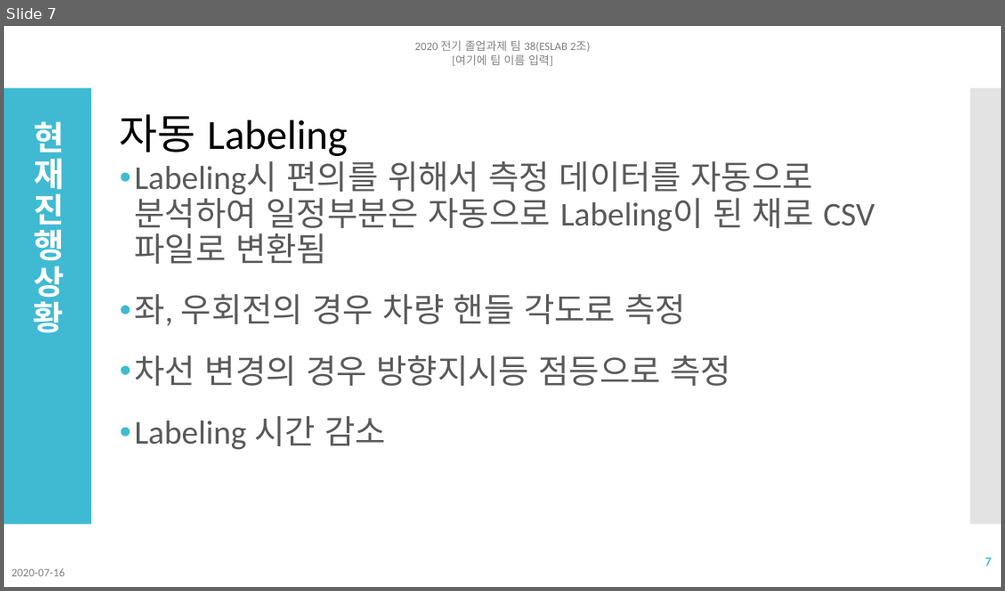
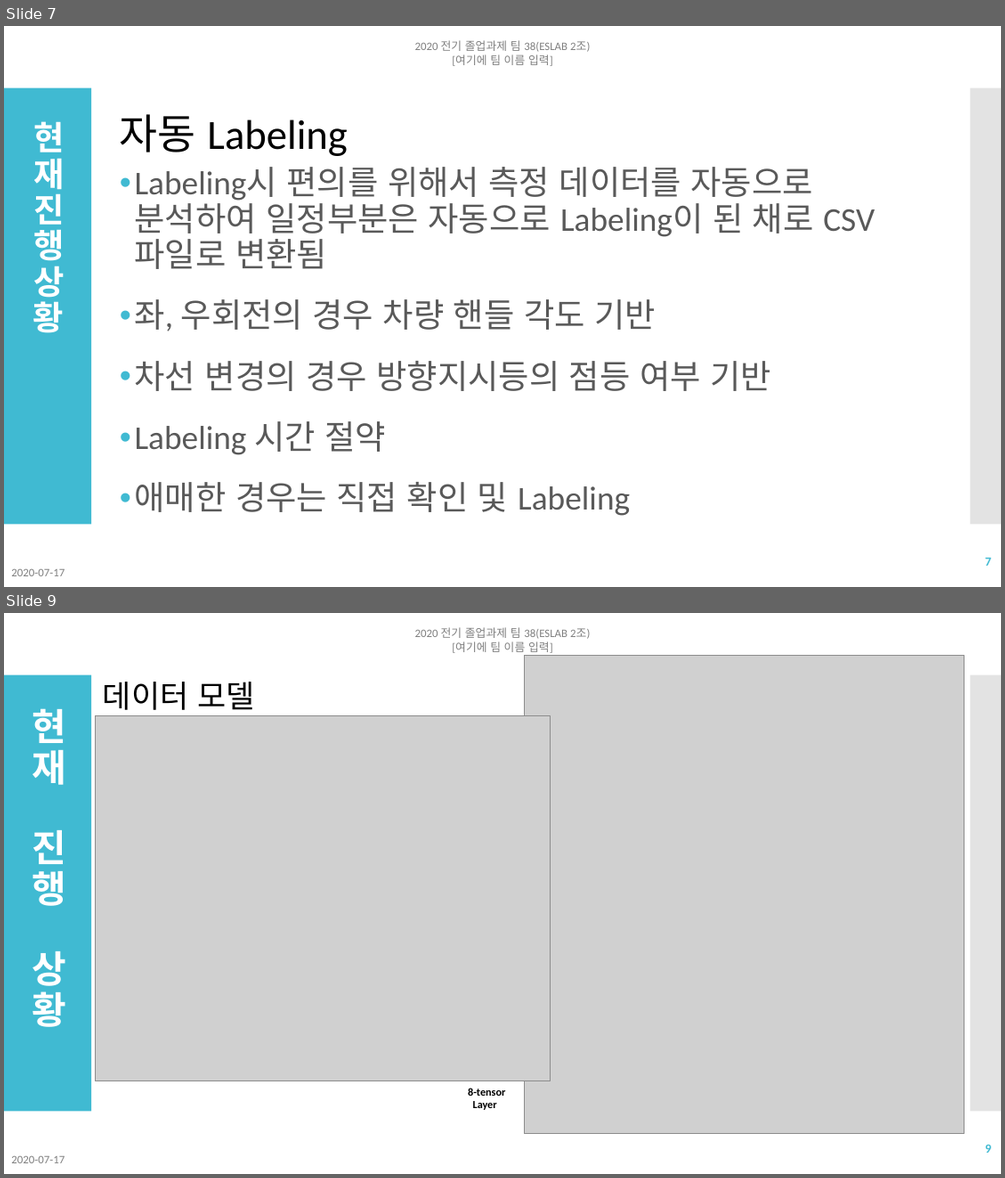
Before and after one commit to NgaAdrain/TEAM_Enter_Text_Here, a slide deck: Reports/졸업과제 네번째 발표 2조.pptx. Shown one above the other, each under a label of ours: slide 7 before the commit, slides 7 and 9 after it; the slides between them are not shown. The pictures are 1005x591 and 1005x1178 pixels, drawn with LibreOffice and Linux fonts; fonts in the diff are those of the drawing; grey boxes stand for pictures. Boxes give left, top, right and bottom in pixels: in the first picture for what was removed or moved away, otherwise in the second. Text is boxed around its words. In the diff, an @@ line names an element or a change of style, - is before the commit and + after.

```diff
--- a/Reports/졸업과제 네번째 발표 2조.pptx
+++ b/Reports/졸업과제 네번째 발표 2조.pptx
@@ slide 9 added at box(4, 613, 1001, 1174), background #FFFFFF; not listed: 2 template elements that a slide beside it also shows @@
@@ text added at box(415, 627, 590, 653), 11 pt, text #808080 @@
+2020 전기 졸업과제 팀 38(ESLAB 2조)
+[여기에 팀 이름 입력]
@@ picture added at box(525, 655, 964, 1134) @@
@@ text added at box(103, 682, 254, 716), 30 pt, text #000000 @@
+데이터 모델
@@ title added at box(32, 708, 67, 1027), 36 pt, text #FFFFFF, bold @@
+현재 진행 상황
@@ picture added at box(96, 715, 550, 1081) @@
@@ text added at box(468, 1087, 505, 1110), 10.5 pt, text #000000, bold @@
+8-tensor
+Layer
@@ page number added at box(985, 1144, 991, 1152), 12 pt, text #40BAD2, bold @@
+9
@@ text added at box(11, 1156, 65, 1163), 11 pt, text #808080 @@
+2020-07-17
@@ slide 7 changed as well @@
@@ text at box(135, 299, 771, 516): text changed @@
-• 좌, 우회전의 경우 차량 핸들 각도로 측정
-• 차선 변경의 경우 방향지시등 점등으로 측정
-• Labeling 시간 감소
+• 좌, 우회전의 경우 차량 핸들 각도 기반
+• 차선 변경의 경우 방향지시등의 점등 여부 기반
+• Labeling 시간 절약
+• 애매한 경우는 직접 확인 및 Labeling
@@ text at box(11, 569, 65, 576): text changed @@
-2020-07-16
+2020-07-17
```
Also in this commit, not shown: 12 other slides changed, 1 other slide added, 6 other files.
